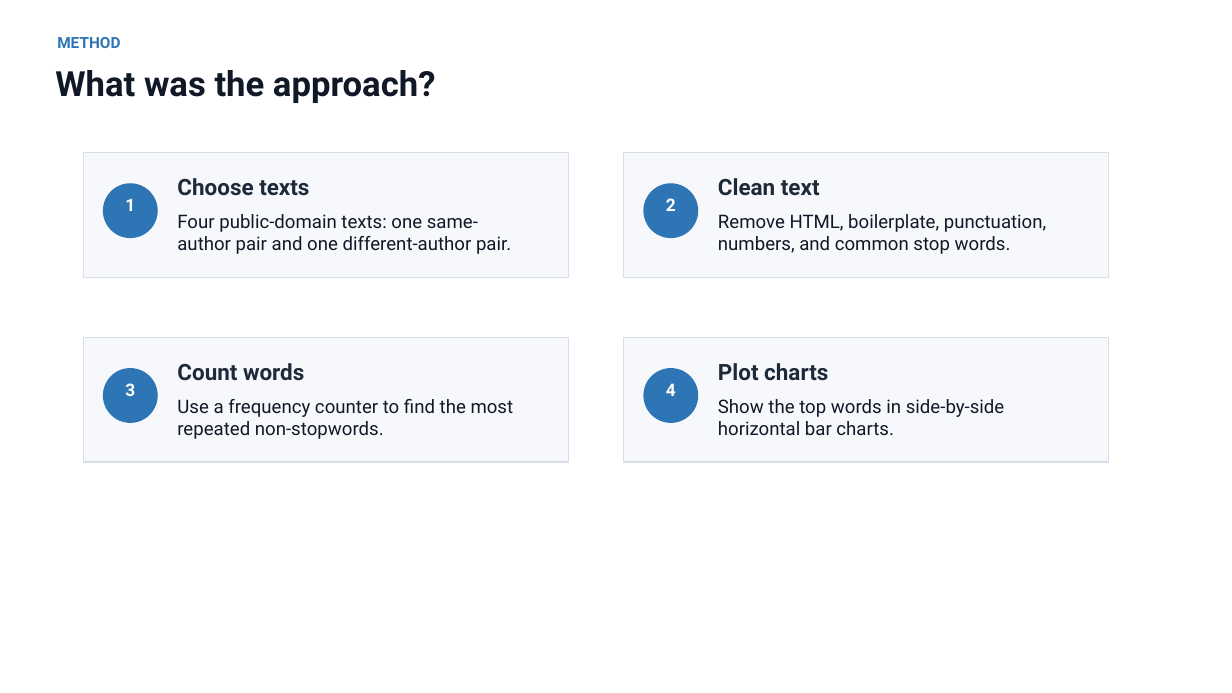
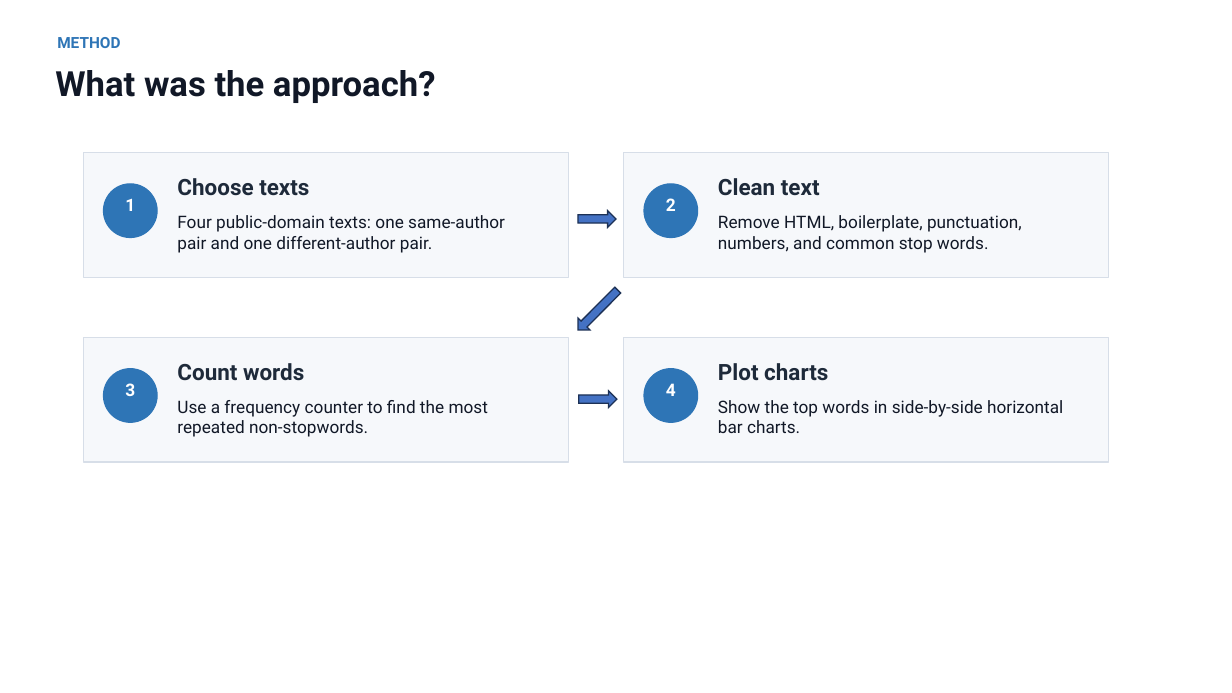
Before and after one commit to goodtoknowgg/MiniProject1, a slide deck: slide 3 of Miniproject 1 Presentation Gavin Good.pptx. Drawn at 1232x693 pixels with LibreOffice and Linux fonts; fonts in the diff are those of the drawing. Boxes give left, top, right and bottom in pixels: in the first picture for what was removed or moved away, otherwise in the second. Text is boxed around its words. In the diff, an @@ line names an element or a change of style, - is before the commit and + after.

```diff
--- a/Miniproject 1 Presentation Gavin Good.pptx
+++ b/Miniproject 1 Presentation Gavin Good.pptx
@@ right arrow added at (x1=578, y1=211, x2=616, y2=227), fill #4472C4, outline #1E3256 1 pt @@
@@ right arrow added at (x1=573, y1=284, x2=624, y2=335), fill #4472C4, outline #1E3256 1 pt @@
@@ right arrow added at (x1=579, y1=391, x2=617, y2=408), fill #4472C4, outline #1E3256 1 pt @@
@@ size 14.5 to 13.4 pt in 4 elements at (x1=177, y1=215, x2=505, y2=253), (x1=718, y1=215, x2=1022, y2=253), (x1=177, y1=400, x2=488, y2=437), (x1=718, y1=400, x2=1063, y2=433) @@
```
Also in this commit, not shown: 5 other slides changed.
